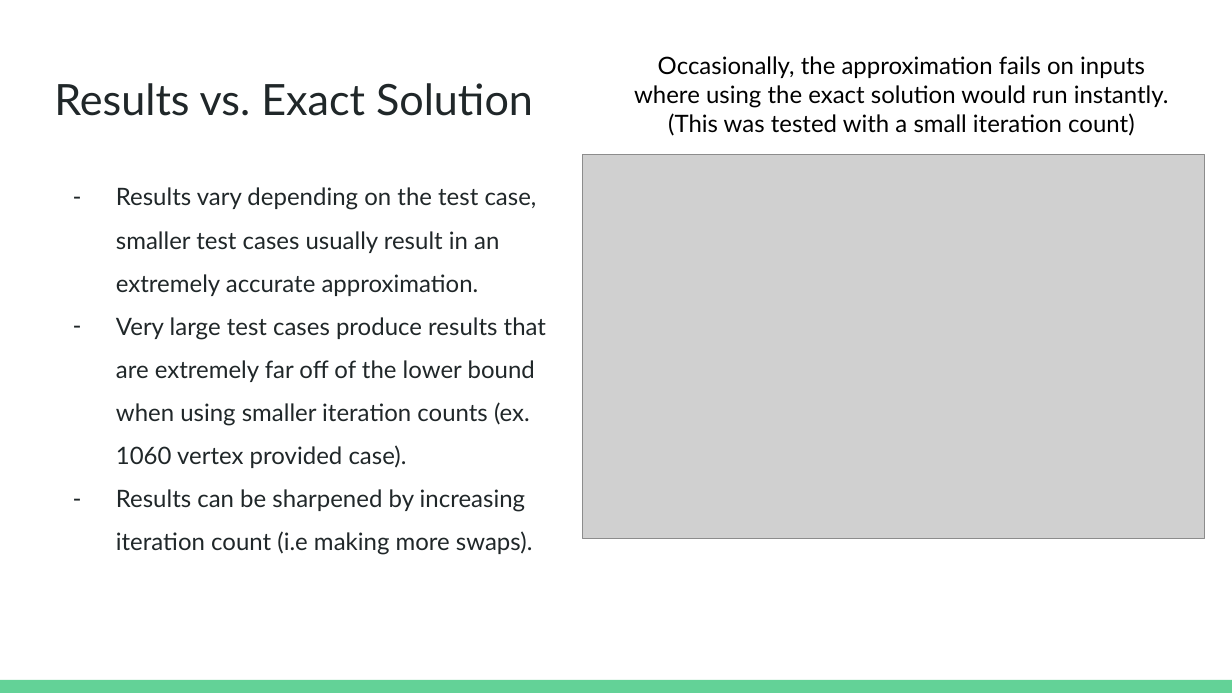
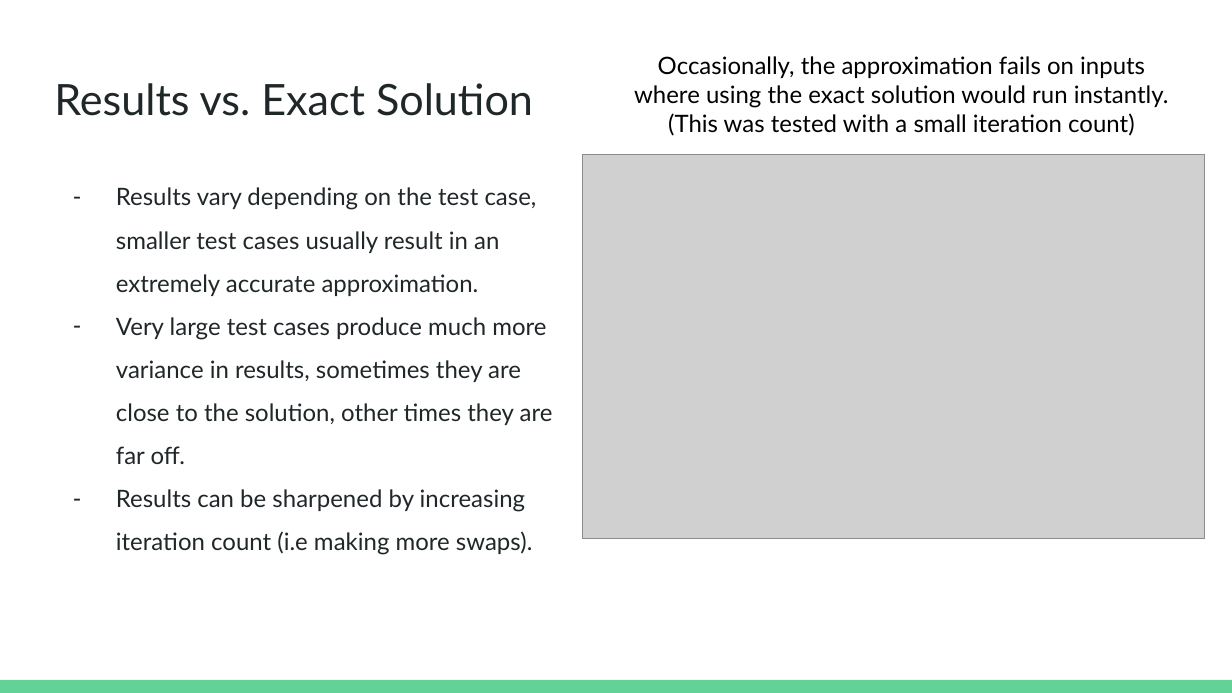
Before and after one commit to vaporbolt/cs_412_pnp_project, a slide deck: slide 6 of presentations/approximation_presentation.pptx. Drawn at 1232x693 pixels with LibreOffice and Linux fonts; fonts in the diff are those of the drawing; grey boxes stand for pictures. Boxes give left, top, right and bottom in pixels: in the first picture for what was removed or moved away, otherwise in the second. Text is boxed around its words. In the diff, an @@ line names an element or a change of style, - is before the commit and + after.

```diff
--- a/presentations/approximation_presentation.pptx
+++ b/presentations/approximation_presentation.pptx
@@ text at (116,317,553,464): text changed @@
-– Very large test cases produce results that are extremely far off of the lower bound when using smaller iteration counts (ex. 1060 vertex provided case).
+– Very large test cases produce much more variance in results, sometimes they are close to the solution, other times they are far off.
```
Also in this commit, not shown: 1 other slide changed, 1 slide added, 1 slide removed.
